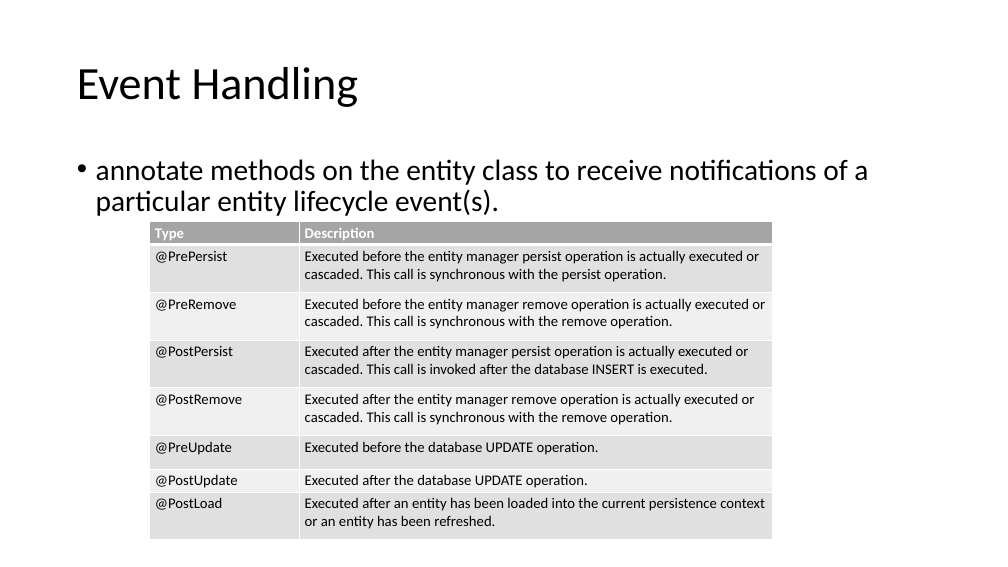
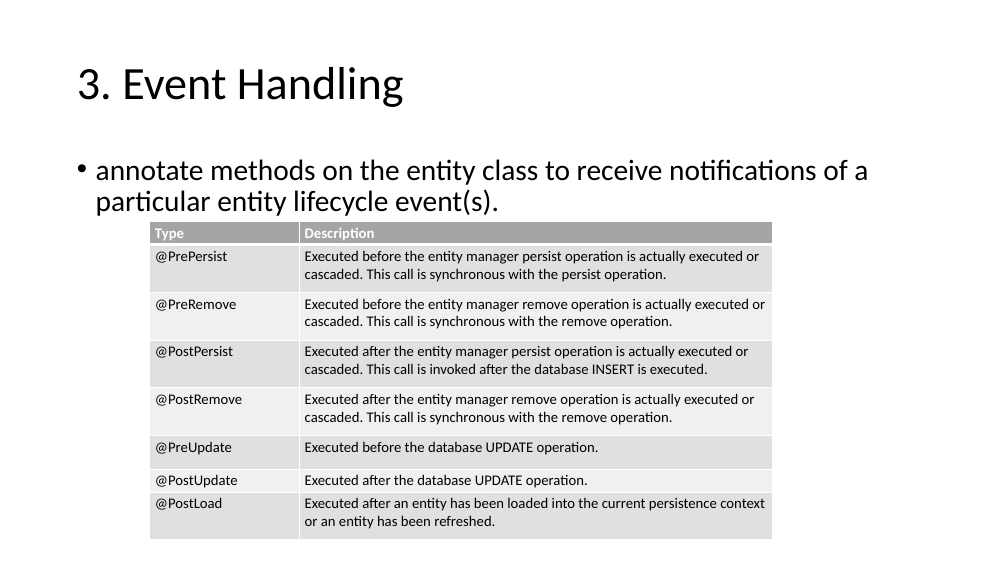
Before and after one commit to lawren43/mytest-repo, a slide deck: slide 7 of test-springmvc/doc/2.JPA Programming.pptx. Drawn at 1008x567 pixels with LibreOffice and Linux fonts; fonts in the diff are those of the drawing. Boxes give left, top, right and bottom in pixels: in the first picture for what was removed or moved away, otherwise in the second. Text is boxed around its words. In the diff, an @@ line names an element or a change of style, - is before the commit and + after.

```diff
--- a/test-springmvc/doc/2.JPA Programming.pptx
+++ b/test-springmvc/doc/2.JPA Programming.pptx
@@ title at [77, 67, 404, 107]: text changed @@
-Event Handling
+3. Event Handling
```
Also in this commit, not shown: 11 other slides changed, 9 other files.
